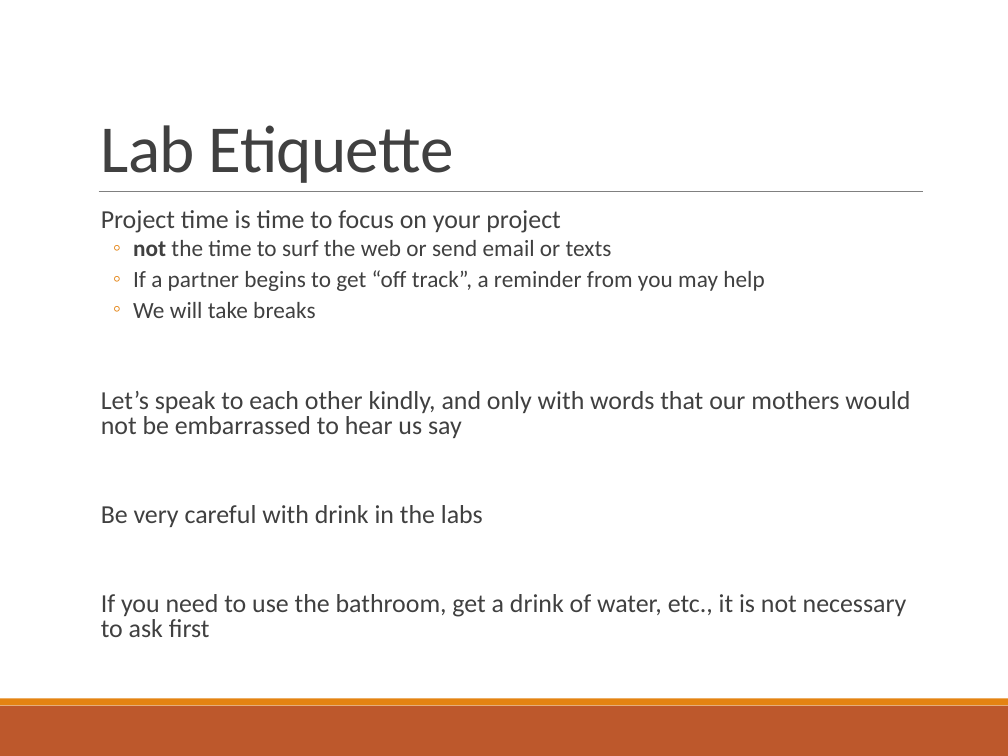
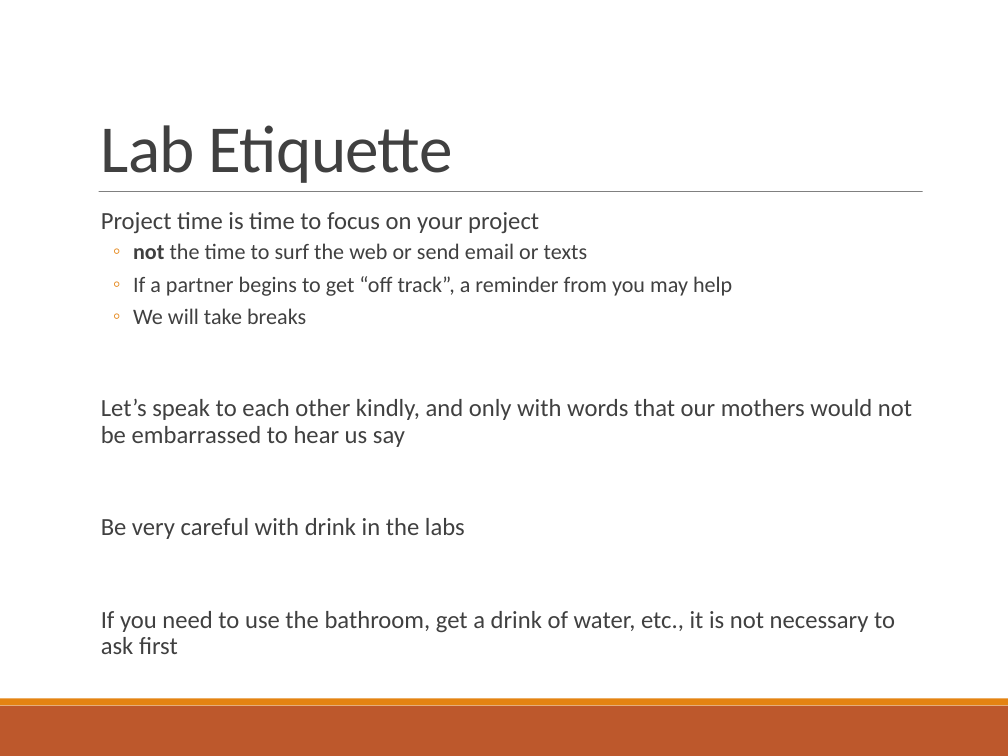
Before and after one commit to RHIT-CSSE/catapult, a slide deck: slide 8 of Sessions/00-MovingSmile/slides.pptx (slide 12 before the commit). Drawn at 1008x756 pixels with LibreOffice and Linux fonts; fonts in the diff are those of the drawing. Boxes give left, top, right and bottom in pixels: in the first picture for what was removed or moved away, otherwise in the second. Text is boxed around its words. In the diff, an @@ line names an element or a change of style, - is before the commit and + after.

```diff
--- a/Sessions/00-MovingSmile/slides.pptx
+++ b/Sessions/00-MovingSmile/slides.pptx
@@ text "Project time is time to ..." at (101, 212, 912, 654): size 18.5 to 17.6 pt in "Project time is time to focus on ...", "Let’s speak to each other kindly, and ...", "Be very careful with drink in the ...", "If you need to use the bathroom, ..."; size 16.6 to 15.8 pt in "not the time to surf the web ...", "If a partner begins to get “off ...", "We will take breaks"; line spacing 0.8 to 0.9 @@
```
Also in this commit, not shown: 9 other slides changed, 12 slides added, 14 slides removed.
